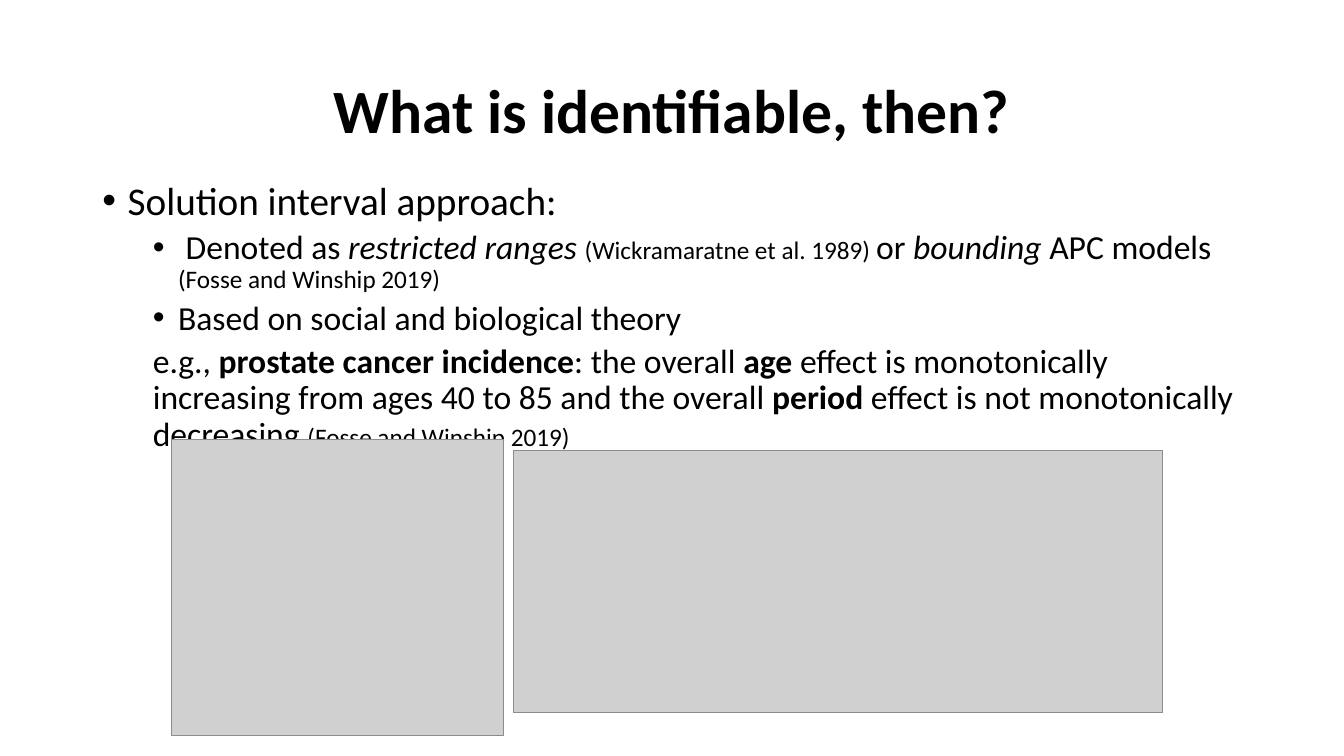
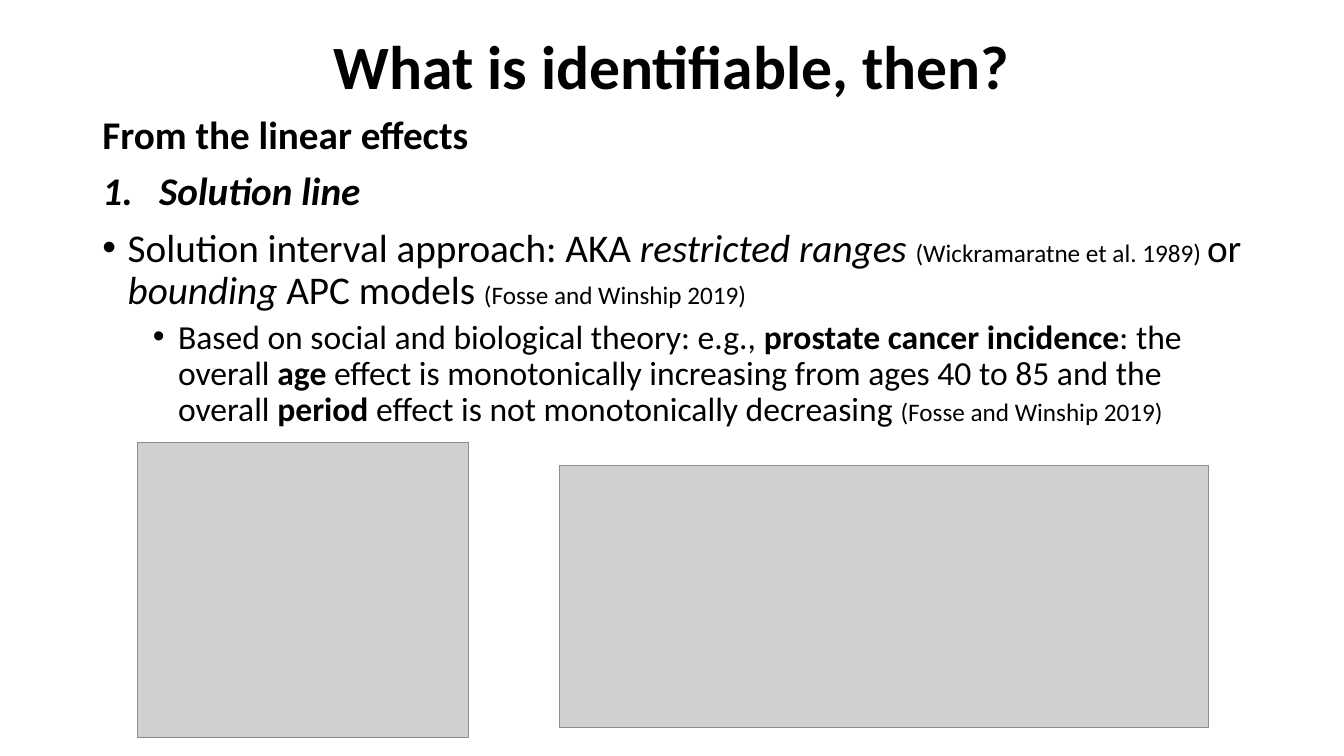
Before and after one commit to kikeacosta/edsd23_apc, a slide deck: slide 13 of slides/03_statistical_APC.pptx (slide 12 before the commit). Drawn at 1344x756 pixels with LibreOffice and Linux fonts; fonts in the diff are those of the drawing; grey boxes stand for pictures. Boxes give left, top, right and bottom in pixels: in the first picture for what was removed or moved away, otherwise in the second. Text is boxed around its words. In the diff, an @@ line names an element or a change of style, - is before the commit and + after.

```diff
--- a/slides/03_statistical_APC.pptx
+++ b/slides/03_statistical_APC.pptx
@@ title "What is identifiable, then?" moved from (x1=334, y1=89, x2=1009, y2=141) to (x1=334, y1=45, x2=1009, y2=97) @@
@@ text at (x1=102, y1=121, x2=1241, y2=427): text changed @@
-• Solution interval approach:
-  • Denoted as restricted ranges (Wickramaratne et al. 1989) or bounding APC models (Fosse and Winship 2019)
-  • Based on social and biological theory
-  e.g., prostate cancer incidence: the overall age effect is monotonically increasing from ages 40 to 85 and the overall period effect is not monotonically decreasing (Fosse and Winship 2019)
+From the linear effects
+1. Solution line
+• Solution interval approach: AKA restricted ranges (Wickramaratne et al. 1989) or bounding APC models (Fosse and Winship 2019)
+  • Based on social and biological theory: e.g., prostate cancer incidence: the overall age effect is monotonically increasing from ages 40 to 85 and the overall period effect is not monotonically decreasing (Fosse and Winship 2019)
@@ picture moved from (x1=171, y1=440, x2=503, y2=735) to (x1=137, y1=443, x2=469, y2=738) @@
@@ picture moved from (x1=513, y1=451, x2=1163, y2=713) to (x1=560, y1=465, x2=1209, y2=727) @@
```
Also in this commit, not shown: 4 other slides changed, 3 slides added, 2 other files.
